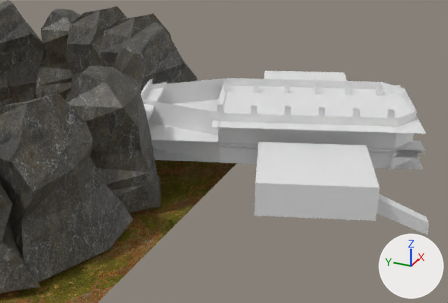
Two versions of the Blender file assets/environment/terrain.blend, one commit apart.
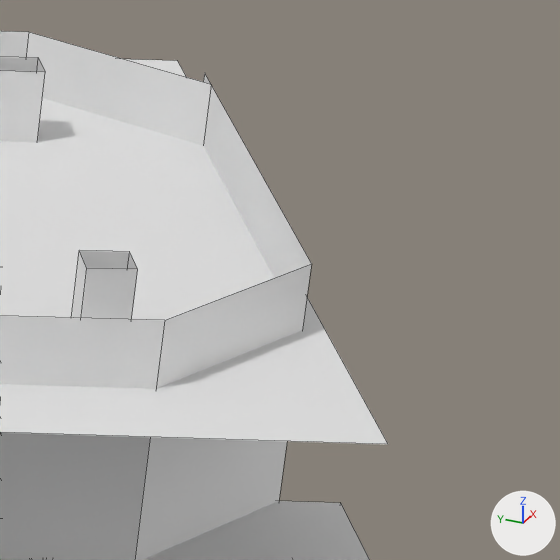
Each version appears first from a 50 mm camera at (-88.7, -96.4, 53.6) aimed at (15.6, -49.4, 1.5), and next in a close-up on the part from 84% to 100% of the width and 26% to 49% of the height. Lighting does not change. The marker at lower right points along +X, +Y and +Z. The close-ups show mesh edges as thin lines.

Script lines for the objects in view, before the commit:
```python
ob_castlecollection = bpy.data.objects.new('CastleCollection', None)
ob_castlecollection.location = (13.7, -39.87, 3.16)
ob_castlecollection.rotation_euler = (0.0, 0.0, 1.911)  # degrees (0, 0, 109)
ob_castlecollection.instance_type = 'COLLECTION'
ob_castlecollection.instance_collection = col_collection_003
```
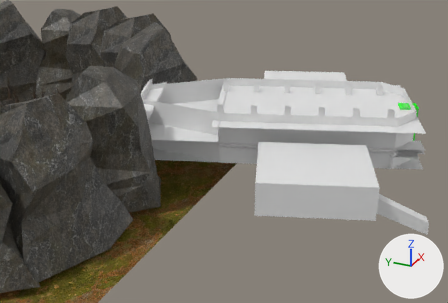
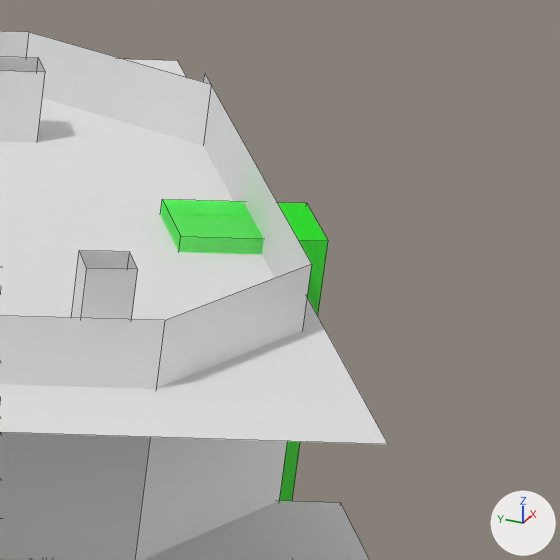
Boxes (x1, y1, x2, y2) around the edits, measured in the close-ups (560 x 560 px):
'CastleCollection', reshaped: (0, 31, 388, 560) in both

The change in detail:
Material 'collision_only' (mat_collision_only) is new.
Its base color is (0.0, 1.0, 0.00651) (green #00ff13).
Its alpha is 0.629.
Its specular ior level is 0.0.
Mesh me_cube_025_1 is new.
It is a box spanning x -1.0..1.0, y -1.0..1.0, z -1.0..1.0.
It uses material mat_collision_only (green #00ff13).
col_collection_003 (col_collection_003) gains the line: col_collection_003.objects.link(ob_chair_collision)
col_collection_003 (col_collection_003) gains the line: col_collection_003.objects.link(ob_collection_001)
col_collection_003 (col_collection_003) loses the line: col_collection_003.objects.link(ob_collection_001)
Object 'chair_collision' (ob_chair_collision) is new; it shows me_cube_025_1.
Its location is (-45.21, 0.0, 5.278).
Its scale is (1.73, 1.31, 3.47).
